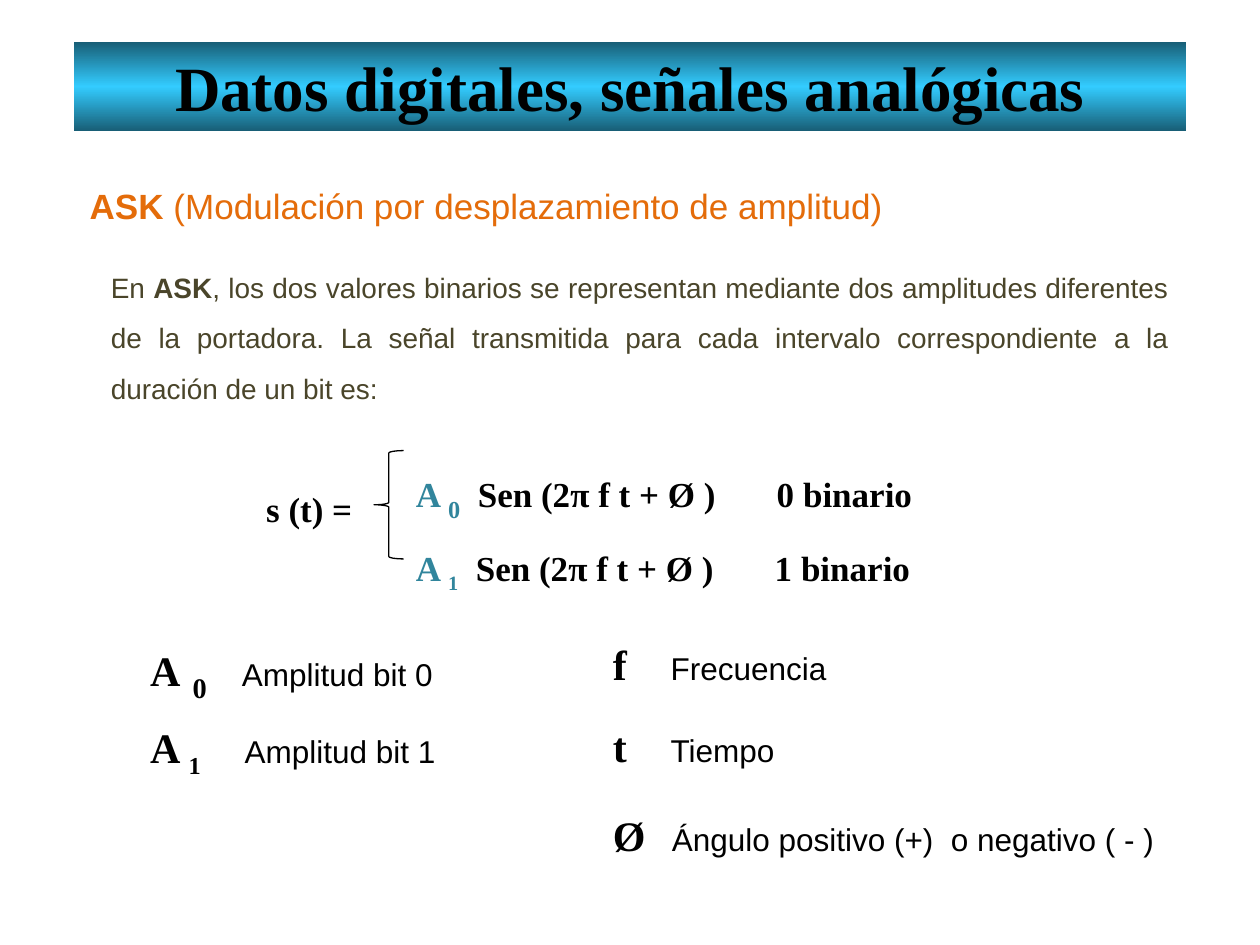
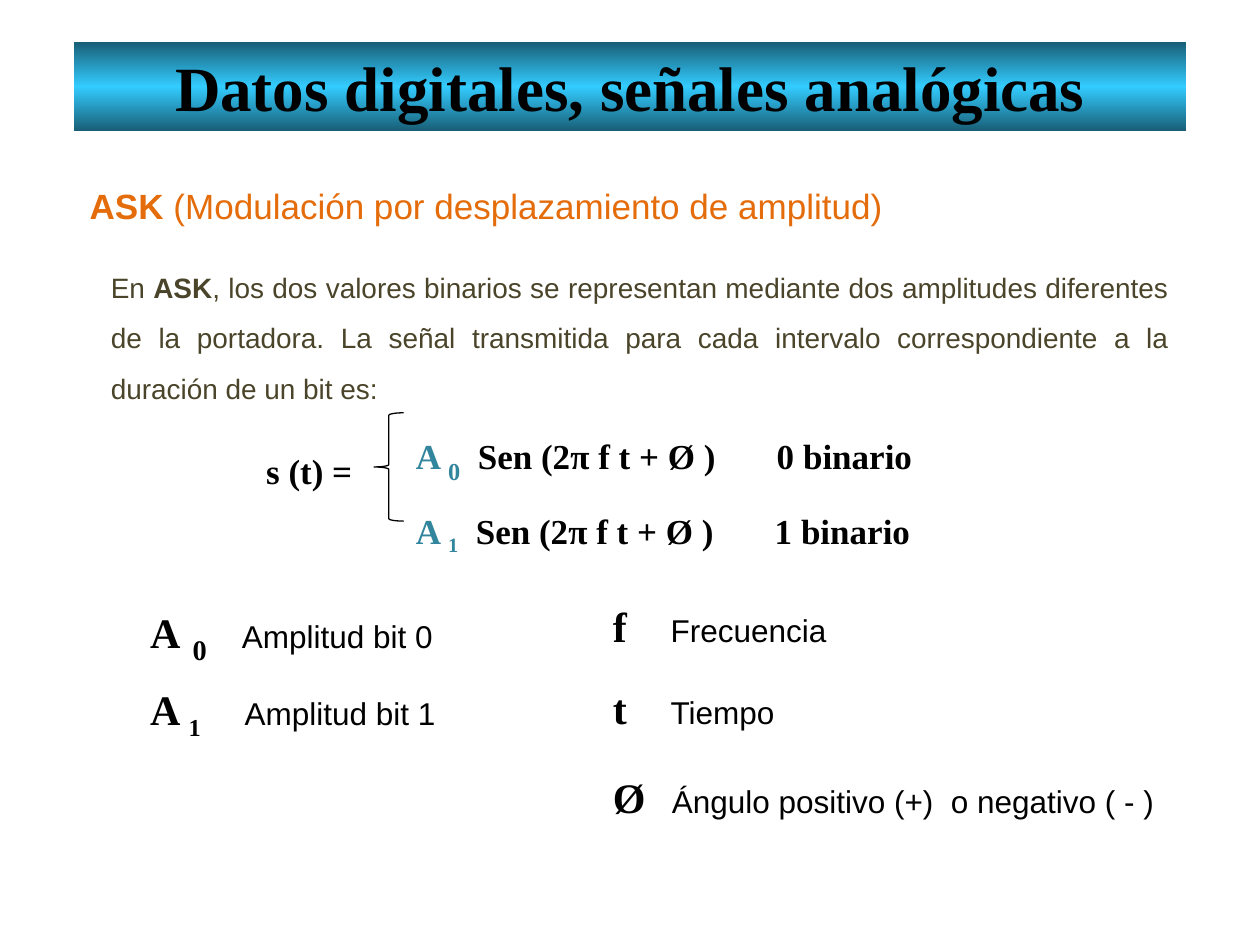
Before and after one commit to lizetheP/Redes1, a slide deck: slide 10 of CalendarioAgo20/Presentaciones/9_DigitalesAnalogicas.pptx. Drawn at 1260x945 pixels with LibreOffice and Linux fonts; fonts in the diff are those of the drawing. Boxes give left, top, right and bottom in pixels: in the first picture for what was removed or moved away, otherwise in the second. Text is boxed around its words. In the diff, an @@ line names an element or a change of style, - is before the commit and + after.

```diff
--- a/CalendarioAgo20/Presentaciones/9_DigitalesAnalogicas.pptx
+++ b/CalendarioAgo20/Presentaciones/9_DigitalesAnalogicas.pptx
@@ 5 texts, 1 left brace: place and size @@
-5 texts, 1 left brace at bbox=[150, 451, 912, 774]
+5 texts, 1 left brace at bbox=[150, 413, 912, 736]
@@ text "f Frecuencia": place and size @@
-text "f Frecuencia" at bbox=[613, 650, 827, 681]
+text "f Frecuencia" at bbox=[613, 612, 827, 643]
@@ text "Ø Ángulo positivo (+) o ...": place and size @@
-text "Ø Ángulo positivo (+) o ..." at bbox=[613, 822, 1096, 857]
+text "Ø Ángulo positivo (+) o ..." at bbox=[613, 784, 1096, 819]
```
Also in this commit, not shown: 3 other slides changed, 2 other files.
